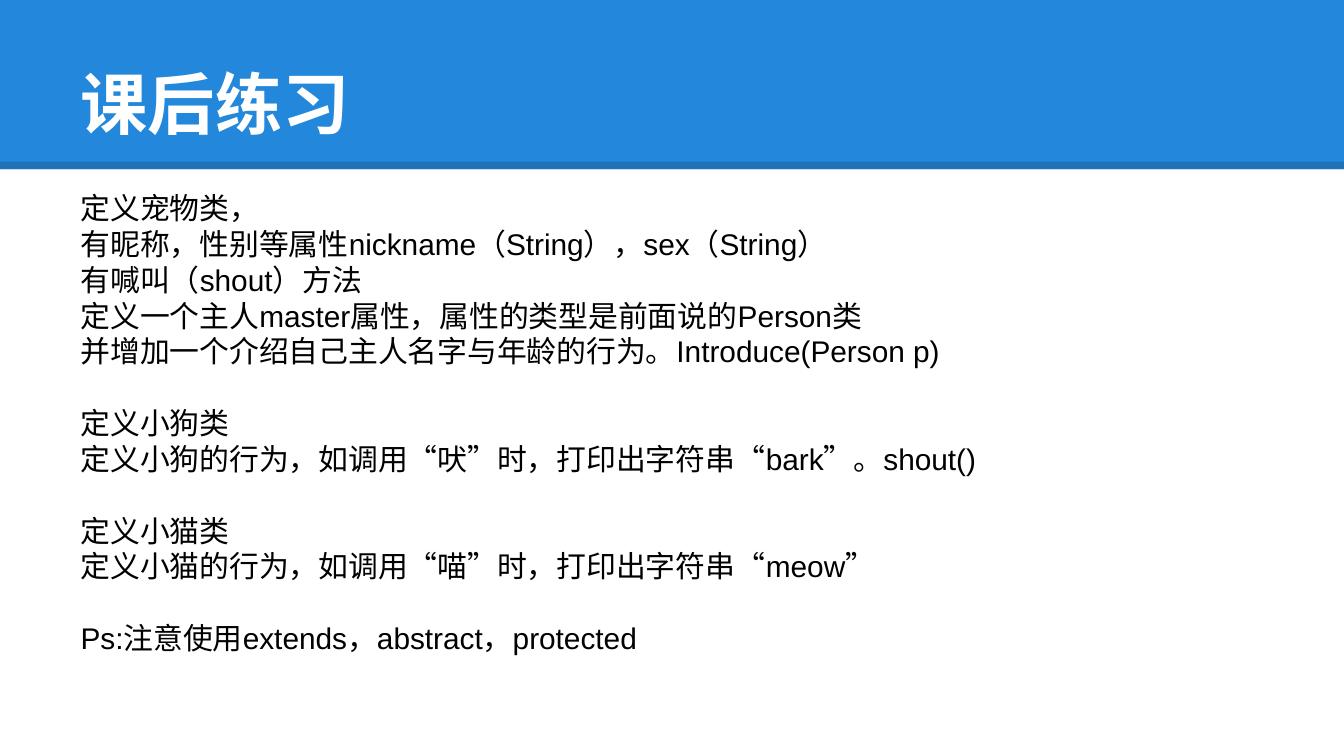
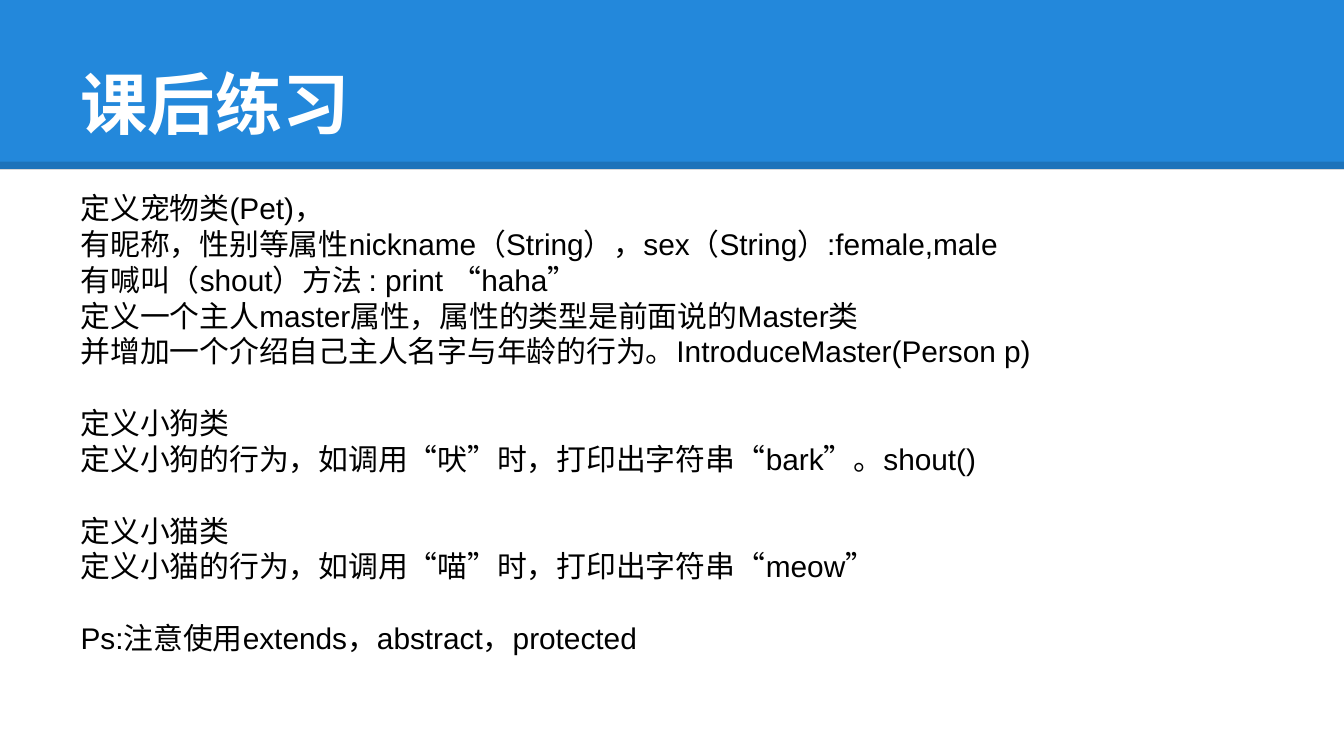
Before and after one commit to tokyojava/java_beginner, a slide deck: slide 12 of JAVA周日班/课件/Java6.pptx. Drawn at 1344x756 pixels with LibreOffice and Linux fonts; fonts in the diff are those of the drawing. Boxes give left, top, right and bottom in pixels: in the first picture for what was removed or moved away, otherwise in the second. Text is boxed around its words. In the diff, an @@ line names an element or a change of style, - is before the commit and + after.

```diff
--- a/JAVA周日班/课件/Java6.pptx
+++ b/JAVA周日班/课件/Java6.pptx
@@ text at (81,194,1031,369): text changed @@
-定义宠物类，
-有昵称，性别等属性nickname（String），sex（String）
-有喊叫（shout）方法
-定义一个主人master属性，属性的类型是前面说的Person类
-并增加一个介绍自己主人名字与年龄的行为。Introduce(Person p)
+定义宠物类(Pet)，
+有昵称，性别等属性nickname（String），sex（String）:female,male
+有喊叫（shout）方法 : print “haha”
+定义一个主人master属性，属性的类型是前面说的Master类
+并增加一个介绍自己主人名字与年龄的行为。IntroduceMaster(Person p)
```
Also in this commit, not shown: 1 other file.
